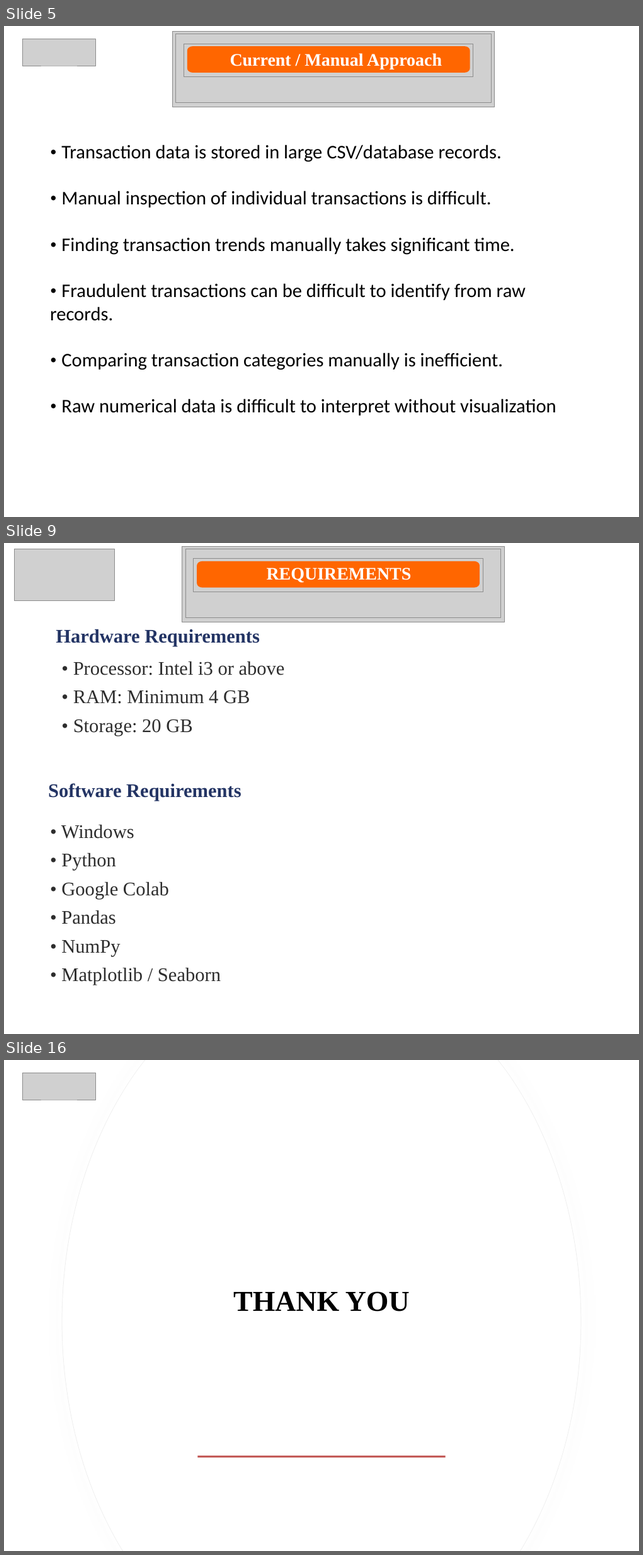
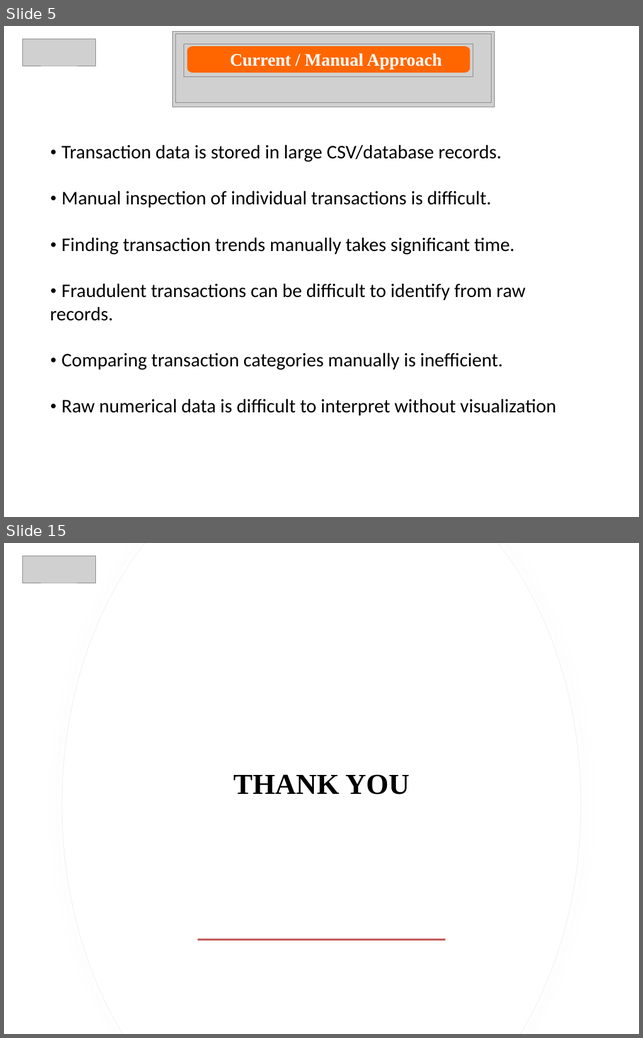
Before and after one commit to ManojReddyTetala/UPI-Transaction-Analysis, a slide deck: PPTs/REVIEW - 2.pptx. Shown one above the other, each under a label of ours: slides 5, 9 and 16 before the commit, slides 5 and 15 after it; the slides between them are not shown. The pictures are 643x1555 and 643x1038 pixels, drawn with LibreOffice and Linux fonts; fonts in the diff are those of the drawing; grey boxes stand for pictures; background and template pictures are left out. Boxes give left, top, right and bottom in pixels: in the first picture for what was removed or moved away, otherwise in the second. Text is boxed around its words. In the diff, an @@ line names an element or a change of style, - is before the commit and + after.

```diff
--- a/PPTs/REVIEW - 2.pptx
+++ b/PPTs/REVIEW - 2.pptx
@@ slide 9 removed at (4,543,639,1034), background picture (left out) @@
@@ picture removed at (14,549,115,601) @@
@@ group removed at (182,546,504,622): 3 pictures, 1 freeform shape @@
@@ text removed at (267,568,412,583) @@
-REQUIREMENTS
@@ text removed at (56,629,260,647) @@
-Hardware Requirements
@@ text removed at (73,661,285,736) @@
-• Processor: Intel i3 or above
-• RAM: Minimum 4 GB
-• Storage: 20 GB
@@ text removed at (48,783,242,801) @@
-Software Requirements
@@ text removed at (61,824,221,985) @@
-• Windows
-• Python
-• Google Colab
-• Pandas
-• NumPy
-• Matplotlib / Seaborn
@@ what was slide 16 is now slide 15 @@
```
Also in this commit, not shown: 9 slides changed, 2 slides added, 2 other slides removed, 20 other files.
